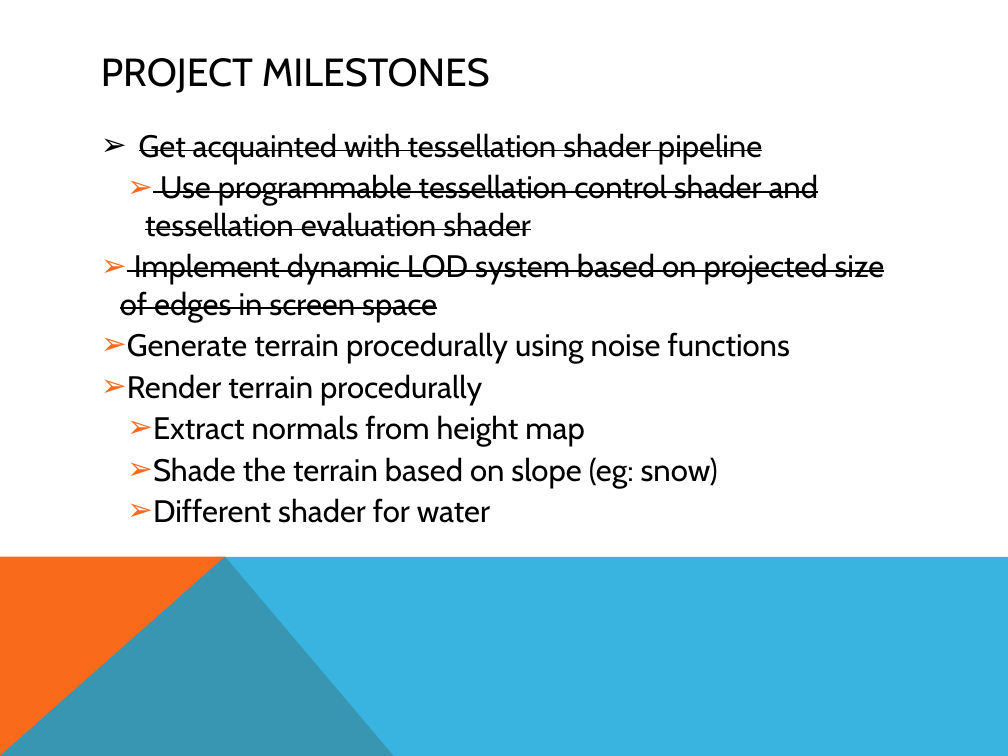
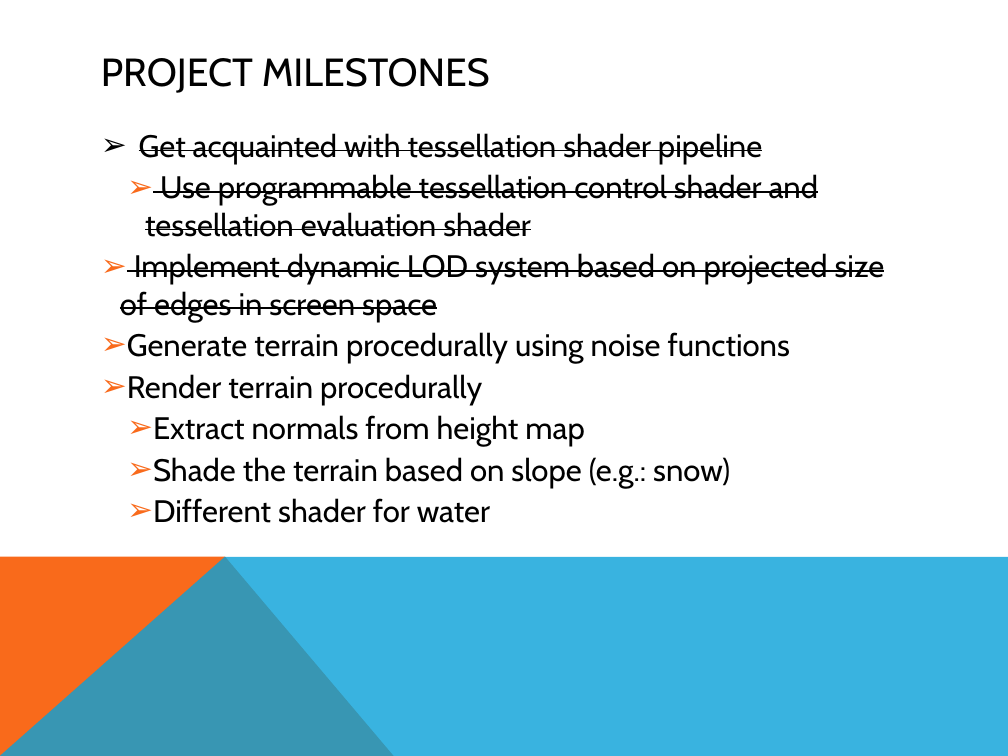
Before and after one commit to mchen15/Gaia, a slide deck: slide 6 of alpha results/alphaPresentation.pptx (slide 4 before the commit). Drawn at 1008x756 pixels with LibreOffice and Linux fonts; fonts in the diff are those of the drawing. Boxes give left, top, right and bottom in pixels: in the first picture for what was removed or moved away, otherwise in the second. Text is boxed around its words. In the diff, an @@ line names an element or a change of style, - is before the commit and + after.

```diff
--- a/alpha results/alphaPresentation.pptx
+++ b/alpha results/alphaPresentation.pptx
@@ text at (x1=153, y1=457, x2=730, y2=488): text changed @@
-    ➢ Shade the terrain based on slope (eg: snow)
+    ➢ Shade the terrain based on slope (e.g.: snow)
```
Also in this commit, not shown: 3 other slides changed, 1 slide added.
